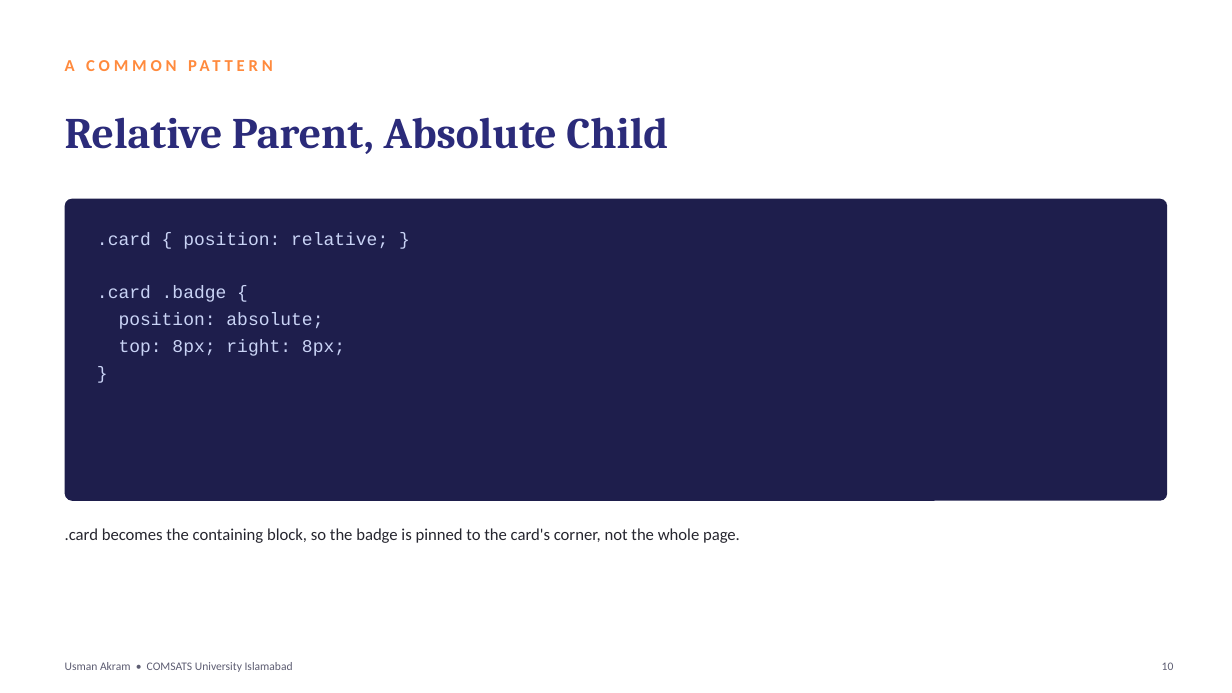
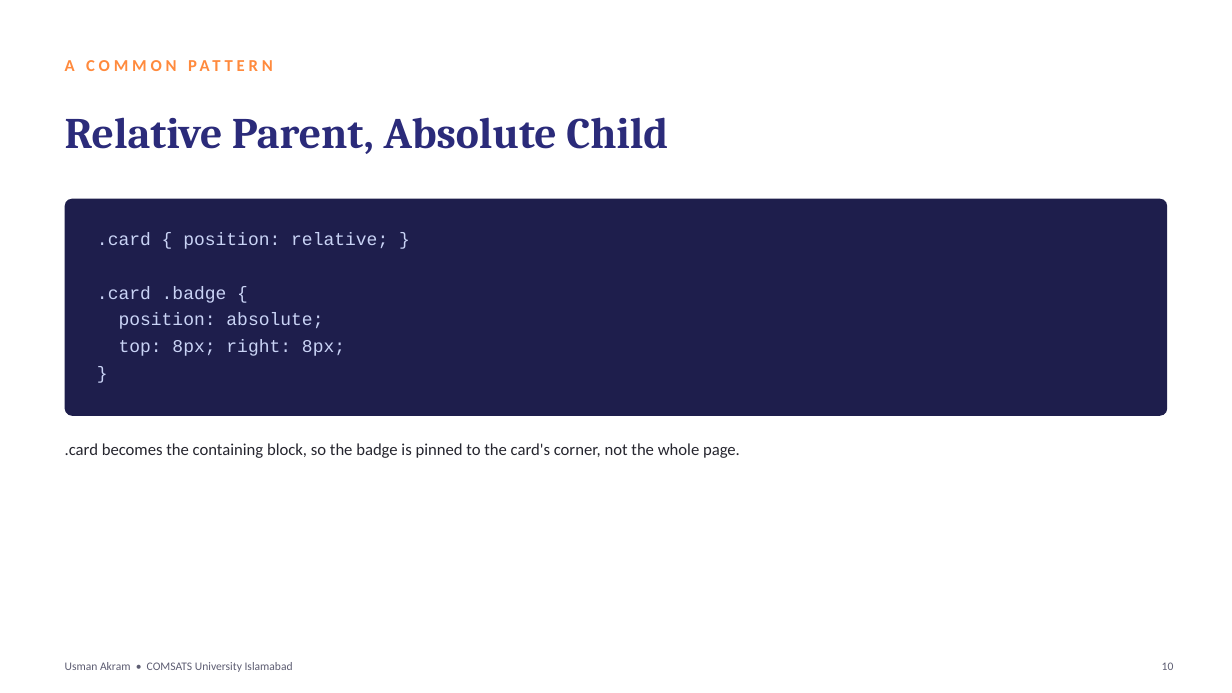
Before and after one commit to mua22/mern-web-book, a slide deck: slide 10 of slides/CSC336-Lecture-07-CSS-Positioning-and-Stacking.pptx. Drawn at 1232x693 pixels with LibreOffice and Linux fonts; fonts in the diff are those of the drawing. Boxes give left, top, right and bottom in pixels: in the first picture for what was removed or moved away, otherwise in the second. Text is boxed around its words. In the diff, an @@ line names an element or a change of style, - is before the commit and + after.

```diff
--- a/slides/CSC336-Lecture-07-CSS-Positioning-and-Stacking.pptx
+++ b/slides/CSC336-Lecture-07-CSS-Positioning-and-Stacking.pptx
@@ rounded rectangle: place and size @@
-rounded rectangle at (65,199,1167,501)
+rounded rectangle at (65,199,1167,416)
@@ rounded rectangle at (65,199,1167,416): proportions changed @@
@@ text ".card becomes the containing block, ...": place and size @@
-text ".card becomes the containing block, ..." at (65,528,740,543)
+text ".card becomes the containing block, ..." at (65,443,740,458)
```
Also in this commit, not shown: 13 other slides changed, 2 other files.
